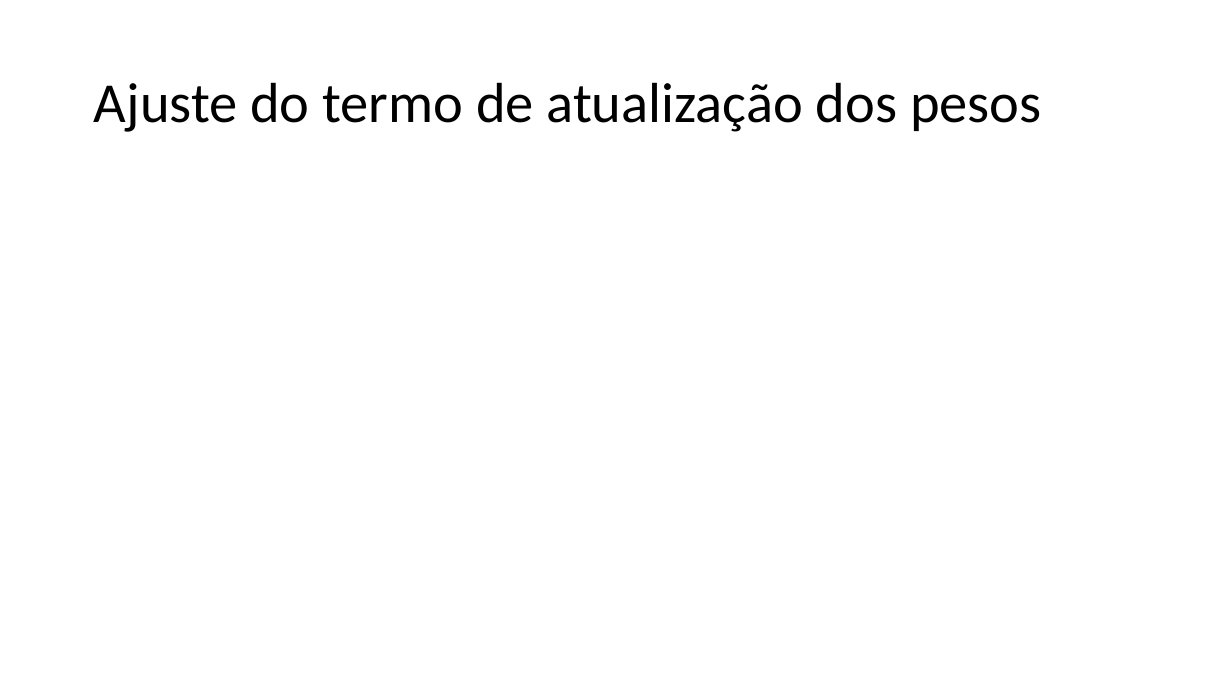
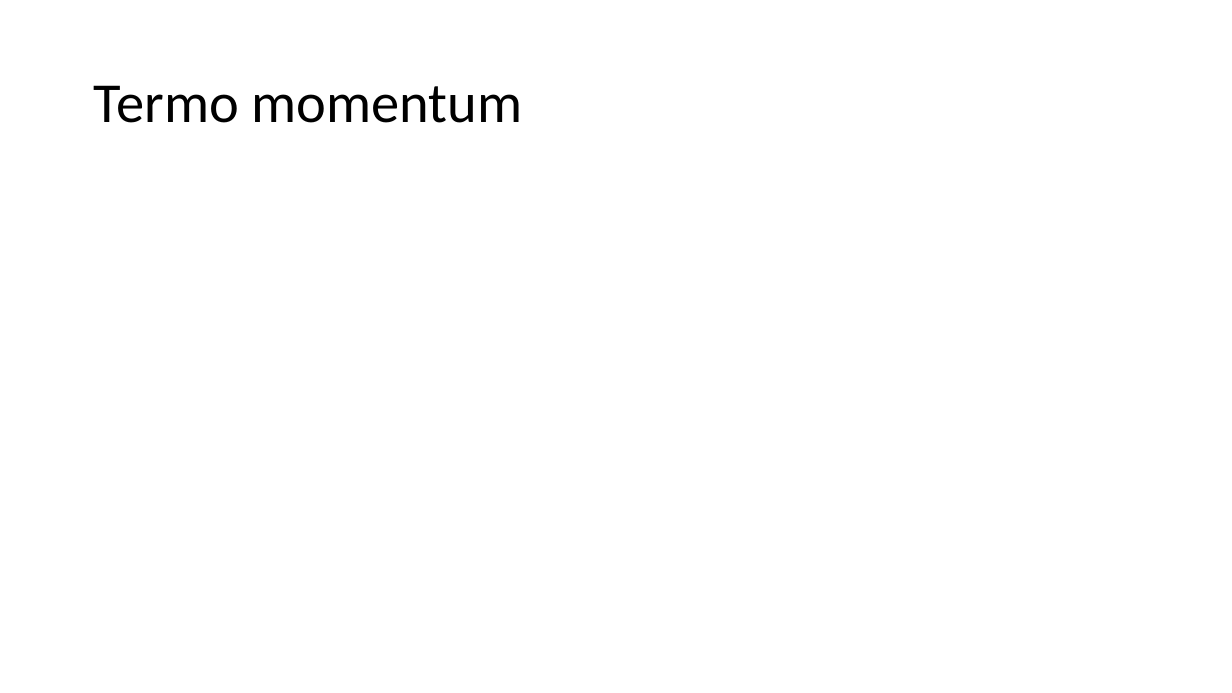
Before and after one commit to zz4fap/t319_aprendizado_de_maquina, a slide deck: slide 23 of slides/T319_Regressão_Linear (Parte III).pptx. Drawn at 1232x693 pixels with LibreOffice and Linux fonts; fonts in the diff are those of the drawing; grey boxes stand for pictures. Boxes give left, top, right and bottom in pixels: in the first picture for what was removed or moved away, otherwise in the second. Text is boxed around its words. In the diff, an @@ line names an element or a change of style, - is before the commit and + after.

```diff
--- a/slides/T319_Regressão_Linear (Parte III).pptx
+++ b/slides/T319_Regressão_Linear (Parte III).pptx
@@ title at (x1=94, y1=85, x2=523, y2=123): text changed @@
-Ajuste do termo de atualização dos pesos
+Termo momentum
```
Also in this commit, not shown: 4 other slides changed, 1 slide added.
